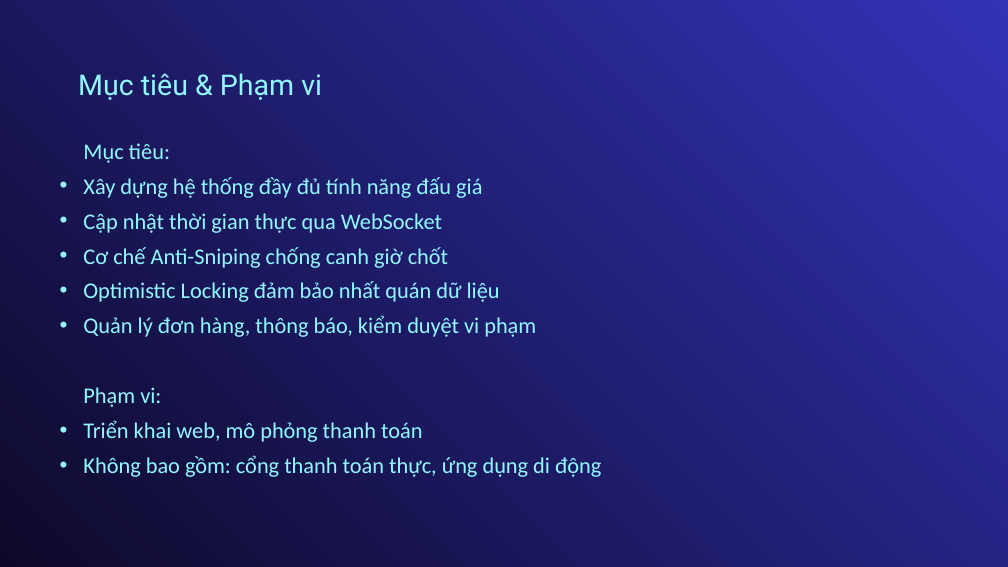
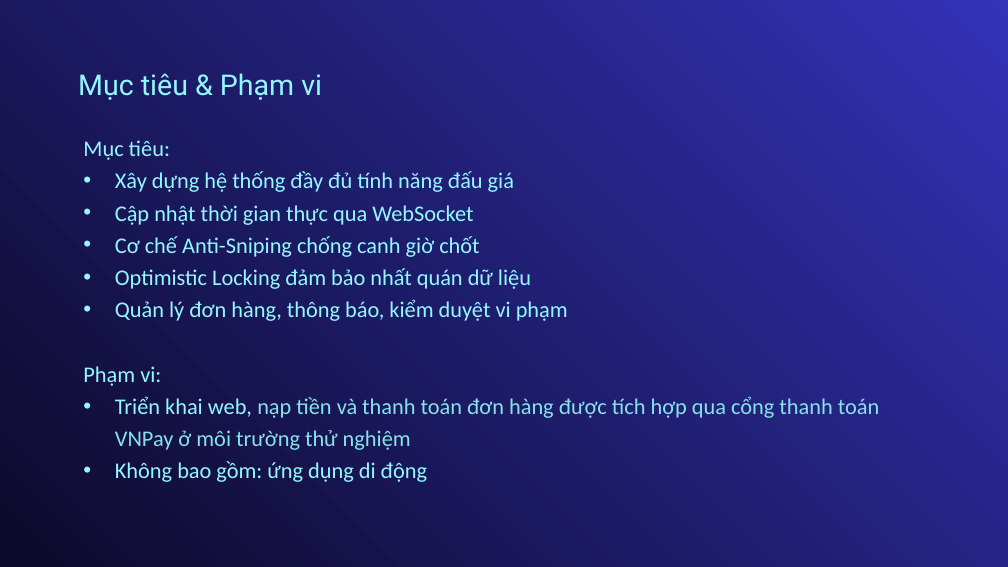
Before and after one commit to truongtonguyen/tn-da22ttb-110122127-truongnguyentonguyen-htquanlydaugiamathangdientu, a slide deck: slide 6 of docs/110122127-TruongNguyenToNguyen-Báo cáo-Khóa luận TN.pptx. Drawn at 1008x567 pixels with LibreOffice and Linux fonts; fonts in the diff are those of the drawing. Boxes give left, top, right and bottom in pixels: in the first picture for what was removed or moved away, otherwise in the second. Text is boxed around its words. In the diff, an @@ line names an element or a change of style, - is before the commit and + after.

```diff
--- a/docs/110122127-TruongNguyenToNguyen-Báo cáo-Khóa luận TN.pptx
+++ b/docs/110122127-TruongNguyenToNguyen-Báo cáo-Khóa luận TN.pptx
@@ text at [83, 140, 568, 386]: line spacing 1.3 to 1.2; indent changed @@
@@ text at [115, 396, 879, 482]: text changed; text colour #92F7FF to #86E2E9 @@
-• Triển khai web, mô phỏng thanh toán
-• Không bao gồm: cổng thanh toán thực, ứng dụng di động
+• Triển khai web, nạp tiền và thanh toán đơn hàng được tích hợp qua cổng thanh toán VNPay ở môi trường thử nghiệm
+• Không bao gồm: ứng dụng di động
```
Also in this commit, not shown: 10 other slides changed, 1 slide removed, 54 other files.
